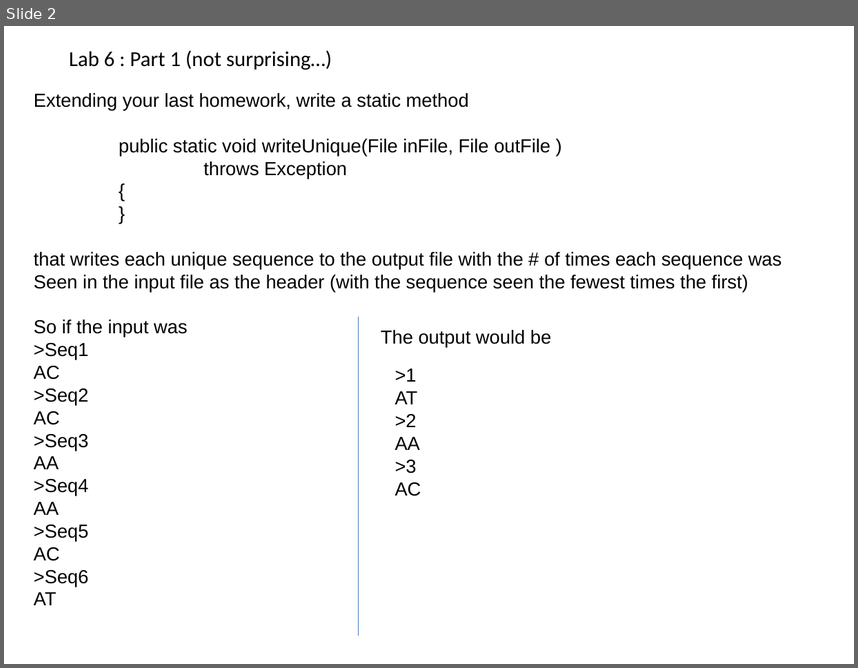
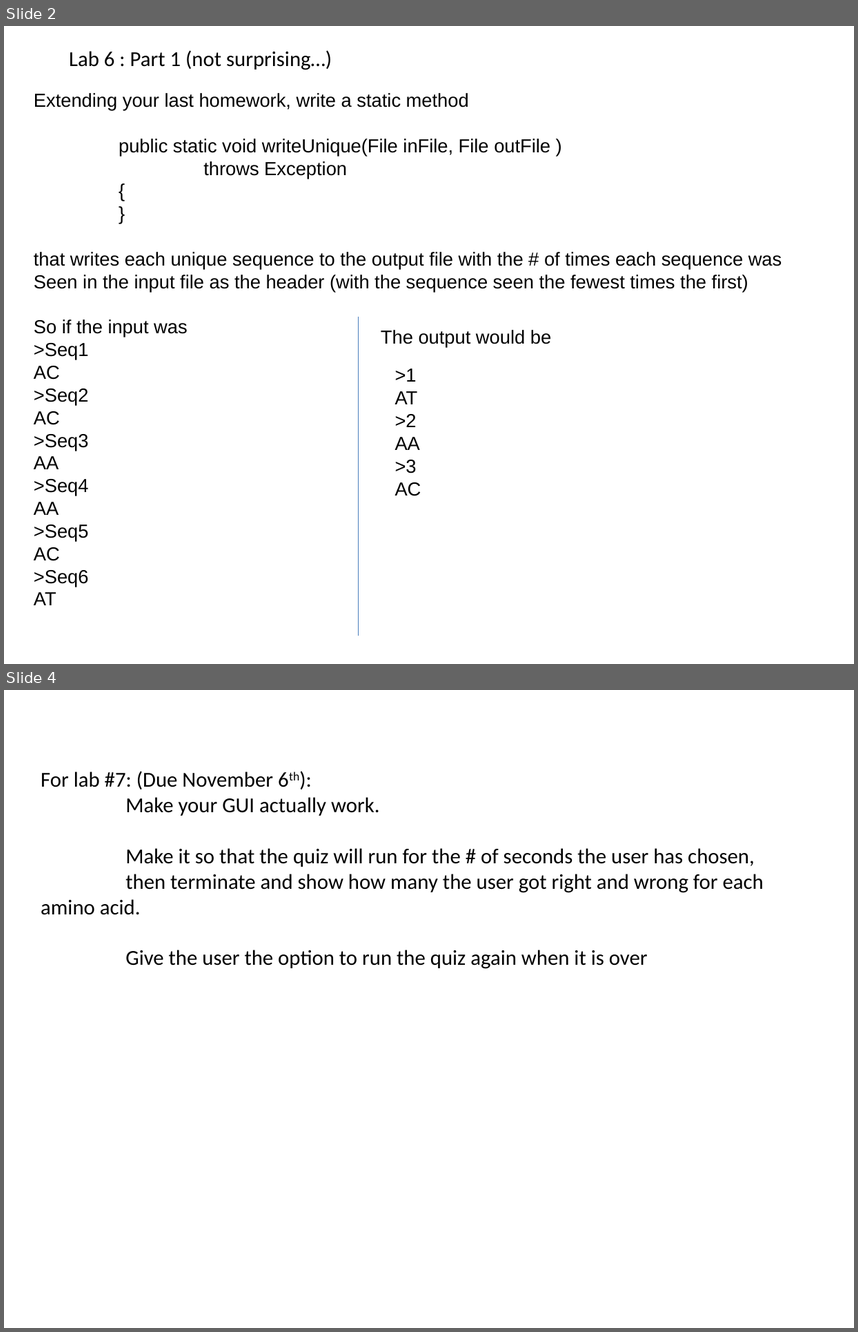
Before and after one commit to afodor/afodor.github.io, a slide deck: classes/prog2015/Lab6_and_7.pptx. Shown one above the other, each under a label of ours: slide 2 before the commit, slides 2 and 4 after it; the slides between them are not shown. The pictures are 858x668 and 858x1332 pixels, drawn with LibreOffice and Linux fonts; fonts in the diff are those of the drawing. Boxes give left, top, right and bottom in pixels: in the first picture for what was removed or moved away, otherwise in the second. Text is boxed around its words. In the diff, an @@ line names an element or a change of style, - is before the commit and + after.

```diff
--- a/classes/prog2015/Lab6_and_7.pptx
+++ b/classes/prog2015/Lab6_and_7.pptx
@@ slide 4 added at box(4, 690, 854, 1328), background #FFFFFF @@
@@ text added at box(41, 771, 764, 969), 18 pt, text #000000 @@
+For lab #7: (Due November 6th):
+Make your GUI actually work.
+Make it so that the quiz will run for the # of seconds the user has chosen,
+then terminate and show how many the user got right and wrong for each amino acid.
+Give the user the option to run the quiz again when it is over
```
Also in this commit, not shown: 2 slides changed.
